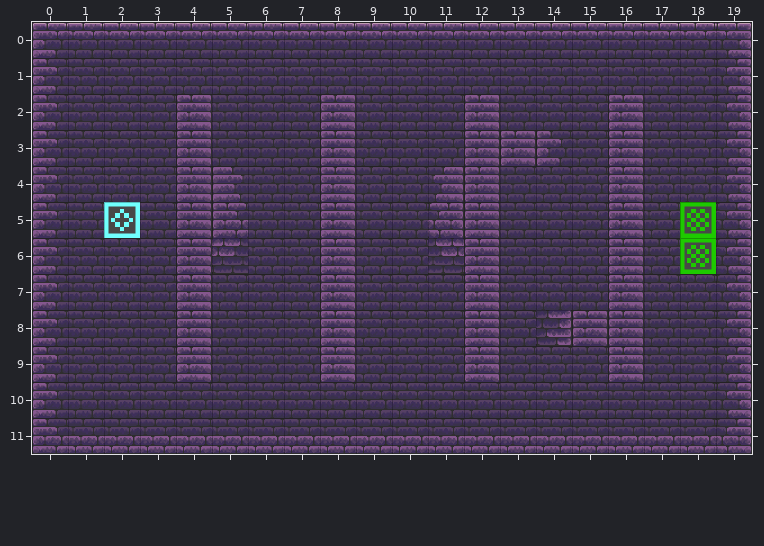
Two versions of a level (Tiled map, resources/maps/level_one_map_dungeon_tileset.tmx). Above, as it was before the edit.
Cells are 64x64 px. Shown: x 0..19, y 0..11.
The result:
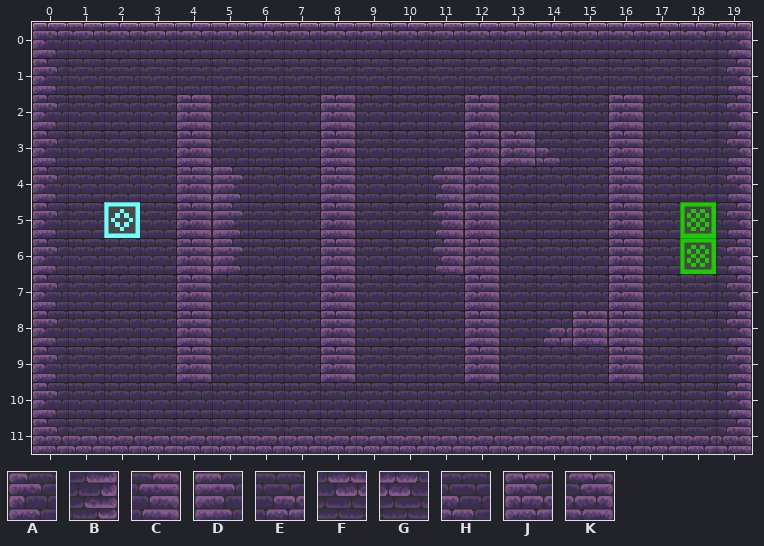
Key: from "dungeon_bricks_shadow_tilset": A 8 "BORDER_WALL_BROKEN_PURPL", B 8 turned 180 "BORDER_WALL_BROKEN_PURPL", C 10 "CENTRAL_WALL_MEDIUM_BROK", D 10 flipped left-right "CENTRAL_WALL_MEDIUM_BROK", E 24 "CENTRAL_WALL_SMALL_BROKE", F 24 flipped up-down "CENTRAL_WALL_SMALL_BROKE", G 24 turned 180 "CENTRAL_WALL_SMALL_BROKE", H 26, J 36 "CENTRAL_WALL_LARGE_BROKE", K 36 flipped left-right "CENTRAL_WALL_LARGE_BROKE".
_ is an empty cell, . an unchanged one.
Edits made:
--- layer "foreground"
@@ x 14..14 @@
- 3 A
+ 3 H
@@ x 5..11 @@
- 5 J.....K
- 6 G.....F
+ 5 D.....C
+ 6 D.....C
@@ x 14..14 @@
- 8 B
+ 8 E
Where, in picture pixels (left, top, right, bottom), the same in both pictures:
changed: (536, 131, 561, 166)
changed: (212, 203, 248, 274)
changed: (428, 203, 464, 274)
changed: (536, 310, 572, 346)
